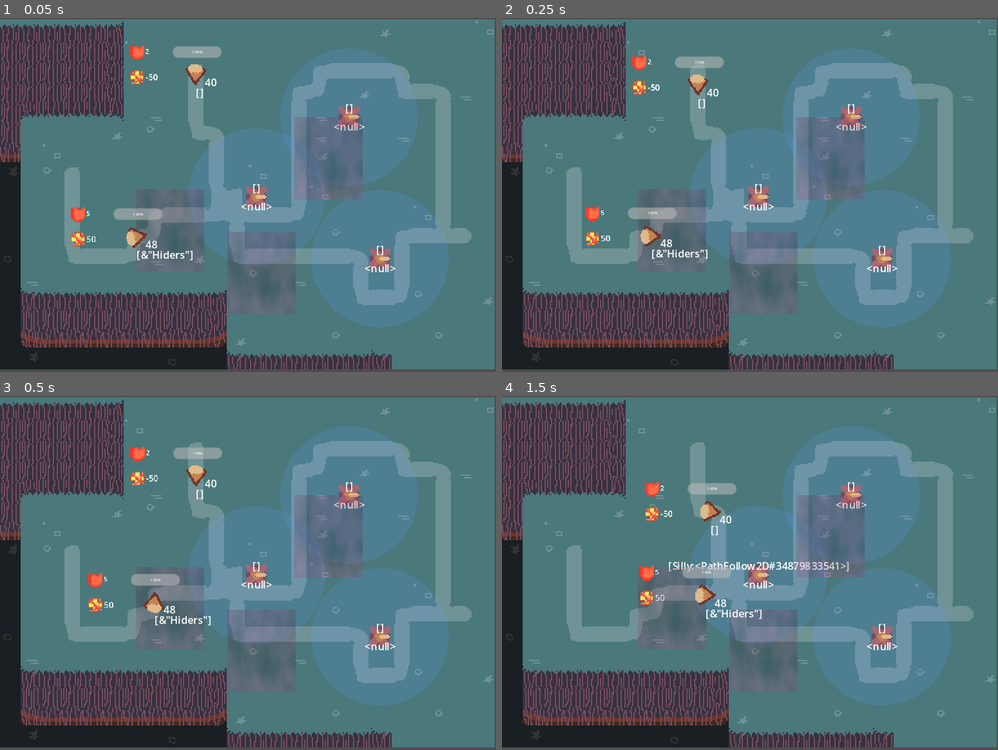
Above: before the commit, frames 1-4 (two rows, left to right).
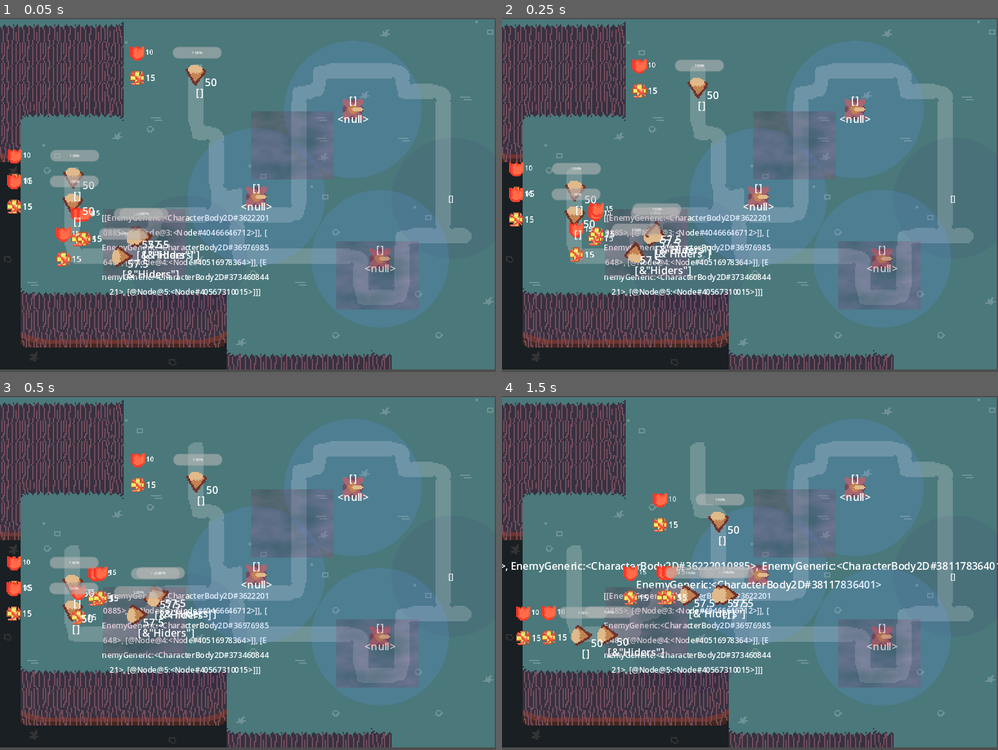
Above: after the commit, the same moments.

Repository: Sp1cyP3pp3r/Sp1cy-s-Tower-Defense
Game: Godot game, scene res://basic_test_level.tscn
Two runs of this game, one before a commit and one after it. Both use one fixed random seed, a clock stepped at 60 frames per second and the inputs below. The engine's default icon, where the game draws it, is replaced by a stand-in: a white triangle on a blue panel in a dark square.
Inputs (mouse positions are in pixels of both pictures, inside the frame that each line leads up to):
- Up to frame 1 (0.05 s): no input
- Up to frame 2 (0.25 s): no input
- Up to frame 3 (0.5 s): no input
- Up to frame 4 (1.5 s): move the mouse to (859, 555) at 0.52 s; click (859, 555) at 0.67 s; move the mouse to (650, 590) at 1.27 s; click (650, 590) at 1.42 s

The runs differ from the first frame. In frame 1, 6.7% of the frame differs, in the area x 1-92%, y 7-84%; in frame 2, 7.4%; in frame 3, 8.1%; in frame 4, 9.7%, in the area x 0-100%, y 22-84%.

Commit message:
Enemies are now CharacterBody2D

Diff:
--- a/Objects/Enemy/enemy_generic.gd
+++ b/Objects/Enemy/enemy_generic.gd
@@ -1,18 +1,19 @@
-extends PathFollow2D
+extends CharacterBody2D
 class_name EnemyGeneric
 
 @export var stats : EnemyStats
-@onready var health_node = $Health
+@export var health_node : Health
+@onready var path_follow = get_owner()
 
 signal enemy_death(enemy) # Need to change??
 signal became_hider
 signal tag_youre_it # No more hider
 
 func _physics_process(delta):
-	progress += stats.speed * delta
+	path_follow.progress += stats.speed * delta
 
-	var label : Label= $Debug/Label
-	var label_hds : Label = $Debug/Label2
+	var label : Label= $"../Debug/Label"
+	var label_hds : Label = $"../Debug/Label2"
 	label.global_position = global_position
 	label_hds.global_position = global_position + Vector2(0,8)
 	label.text = str(stats.speed)
@@ -35,3 +36,9 @@
 			tag_youre_it.emit()
 		else:
 			return
+
+func get_progress() -> float:
+	return owner.progress
+
+func get_progress_ratio() -> float:
+	return owner.progress_ratio
--- a/Objects/Enemy/enemy_generic.tscn
+++ b/Objects/Enemy/enemy_generic.tscn
@@ -6,26 +6,27 @@
 [ext_resource type="PackedScene" uid="uid://c60wqnmed5dvi" path="res://Objects/health.tscn" id="3_bec11"]
 [ext_resource type="LabelSettings" uid="uid://cej7crv8jmoia" path="res://Objects/Enemy/debug_font.tres" id="4_l6a2f"]
 
-[sub_resource type="Resource" id="Resource_yxep3"]
+[sub_resource type="Resource" id="Resource_d1bfn"]
 resource_local_to_scene = true
 script = ExtResource("2_547vt")
-speed = 30.0
+speed = 50.0
 max_hp = 100.0
-damage_resistance = 5.0
-healing_resistance = 0.0
+damage_resistance = 10.0
+healing_resistance = 15.0
 
-[node name="EnemyGeneric" type="PathFollow2D"]
+[node name="EnemyPathFollow" type="PathFollow2D"]
+
+[node name="EnemyGeneric" type="CharacterBody2D" parent="." node_paths=PackedStringArray("health_node")]
+collision_layer = 16
+collision_mask = 32
 script = ExtResource("1_yg12y")
-stats = SubResource("Resource_yxep3")
+stats = SubResource("Resource_d1bfn")
+health_node = NodePath("../Health")
 
-[node name="Sprite2D" type="Sprite2D" parent="."]
+[node name="Sprite2D" type="Sprite2D" parent="EnemyGeneric"]
 texture = ExtResource("2_wi5vq")
 
-[node name="Hitbox" type="Area2D" parent="."]
-collision_layer = 16
-collision_mask = 32
-
-[node name="CollisionShape2D" type="CollisionPolygon2D" parent="Hitbox"]
+[node name="CollisionShape2D" type="CollisionPolygon2D" parent="EnemyGeneric"]
 polygon = PackedVector2Array(-3, -8, 8, 0, -3, 8, -8, 0)
 
 [node name="Debug" type="Node" parent="."]
@@ -50,6 +51,6 @@
 label_settings = ExtResource("4_l6a2f")
 
 [node name="Health" parent="." node_paths=PackedStringArray("parent") instance=ExtResource("3_bec11")]
-parent = NodePath("..")
+parent = NodePath("../EnemyGeneric")
 
-[connection signal="final_blow" from="Health" to="." method="death"]
+[connection signal="final_blow" from="Health" to="EnemyGeneric" method="death"]
--- /dev/null
+++ b/Objects/Obstacles/hide_n_seek.tscn
@@ -0,0 +1,52 @@
+[gd_scene load_steps=7 format=3 uid="uid://ks2swb203pd1"]
+
+[sub_resource type="GDScript" id="GDScript_8g018"]
+script/source = "extends Area2D
+
+func enemy_entered(object):
+	var enemy = object
+	enemy.hide_and_seek(true)
+	print(enemy.get_groups())
+
+
+func enemy_exited(object):
+	var enemy = object
+	enemy.hide_and_seek(false)
+	print(enemy.get_groups())
+"
+
+[sub_resource type="RectangleShape2D" id="RectangleShape2D_exa7r"]
+size = Vector2(66.5, 55.5)
+
+[sub_resource type="BoxMesh" id="BoxMesh_fd51g"]
+size = Vector3(1, 2, 1)
+
+[sub_resource type="Gradient" id="Gradient_13tk3"]
+
+[sub_resource type="FastNoiseLite" id="FastNoiseLite_u8g7b"]
+
+[sub_resource type="NoiseTexture2D" id="NoiseTexture2D_0fj5c"]
+color_ramp = SubResource("Gradient_13tk3")
+noise = SubResource("FastNoiseLite_u8g7b")
+
+[node name="HideNSeek" type="Area2D"]
+rotation = 3.14159
+collision_layer = 0
+collision_mask = 16
+script = SubResource("GDScript_8g018")
+metadata/_edit_group_ = true
+
+[node name="CollisionShape2D" type="CollisionShape2D" parent="."]
+position = Vector2(-12, 5)
+shape = SubResource("RectangleShape2D_exa7r")
+debug_color = Color(0.888919, 0.203183, 0.640172, 0.42)
+
+[node name="MeshInstance2D" type="MeshInstance2D" parent="."]
+modulate = Color(1, 0.411765, 0.690196, 0.12549)
+position = Vector2(-12, 5)
+scale = Vector2(64.4318, 26.5854)
+mesh = SubResource("BoxMesh_fd51g")
+texture = SubResource("NoiseTexture2D_0fj5c")
+
+[connection signal="body_entered" from="." to="." method="enemy_entered"]
+[connection signal="body_exited" from="." to="." method="enemy_exited"]
--- a/Objects/Towers/aura_effect.gd
+++ b/Objects/Towers/aura_effect.gd
@@ -14,15 +14,15 @@
 func _process(delta):
 	$Label.text = str(enemies_in_area)
 
-func add_enemy(area):
-	var enemy = area.get_owner()
+func add_enemy(object):
+	var enemy = object
 	var enemy_array : Array = [enemy, create_effects.add_effects(enemy)]
 	enemy.connect(&"enemy_death", Callable(self, &"remove_enemy"))
 	enemies_in_area.append(enemy_array)
 
 
-func remove_enemy(area):
-	var enemy = area.get_owner() if not area is EnemyGeneric else area
+func remove_enemy(object):
+	var enemy = object
 	var array_to_delete : Array
 	for nested_array in enemies_in_area:
 		if nested_array[0] == enemy:
--- a/Objects/Towers/aura_effect.tscn
+++ b/Objects/Towers/aura_effect.tscn
@@ -45,5 +45,5 @@
 vertical_alignment = 1
 autowrap_mode = 1
 
-[connection signal="area_entered" from="." to="." method="add_enemy"]
-[connection signal="area_exited" from="." to="." method="remove_enemy"]
+[connection signal="body_entered" from="." to="." method="add_enemy"]
+[connection signal="body_exited" from="." to="." method="remove_enemy"]
--- a/Objects/Towers/tower_generic.gd
+++ b/Objects/Towers/tower_generic.gd
@@ -1,4 +1,4 @@
-extends StaticBody2D
+extends CharacterBody2D
 class_name TowerGeneric
 
 enum AIM_MODE {First, Last, Near, Far, Random, Strong, Weak}
@@ -12,6 +12,8 @@
 var enemies_in_viewcone : Array[EnemyGeneric] = []
 var gunpoints_array : Array[Gunpoint] = []
 
+var _debug_current_target = null
+
 signal aim_mode_changed(aim_mode)
 
 func _ready():
@@ -19,24 +21,24 @@
 
 
 func _physics_process(delta):
-	$Label.text = str(enemies_in_viewcone) + "\n" + str(assign_current_target(current_aim_mode, enemies_in_viewcone))
+	$Label.text = str(enemies_in_viewcone) + "\n" + str(_debug_current_target)
 
-func add_enemy(area):
-	var enemy = area.get_owner() if not area is EnemyGeneric else area
+func add_enemy(object):
+	var enemy = object
 	if not enemies_in_viewcone.has(enemy):
 		enemies_in_viewcone.append(enemy)
-		#enemy.connect(&"enemy_death", Callable(self, &"remove_enemy"))
-		#enemy.connect(&"became_hider", Callable(assign_current_target).bind(current_aim_mode, enemies_in_viewcone))
-		#enemy.connect(&"tag_youre_it", Callable(assign_current_target).bind(current_aim_mode, enemies_in_viewcone))
+		enemy.connect(&"enemy_death", Callable(self, &"remove_enemy"))
+		enemy.connect(&"became_hider", Callable(assign_current_target).bind(current_aim_mode, enemies_in_viewcone))
+		enemy.connect(&"tag_youre_it", Callable(assign_current_target).bind(current_aim_mode, enemies_in_viewcone))
 	assign_current_target(current_aim_mode, enemies_in_viewcone)
 
-func remove_enemy(area):
-	var enemy = area.get_owner() if not area is EnemyGeneric else area
+func remove_enemy(object):
+	var enemy = object
 	if enemies_in_viewcone.has(enemy):
 		enemies_in_viewcone.erase(enemy)
-		#enemy.disconnect(&"enemy_death", Callable(self, &"remove_enemy"))
-		#enemy.disconnect(&"became_hider", Callable(self, &"assign_current_target"))
-		#enemy.disconnect(&"tag_youre_it", Callable(self, &"assign_current_target"))
+		enemy.disconnect(&"enemy_death", Callable(self, &"remove_enemy"))
+		enemy.disconnect(&"became_hider", Callable(self, &"assign_current_target"))
+		enemy.disconnect(&"tag_youre_it", Callable(self, &"assign_current_target"))
 	assign_current_target(current_aim_mode, enemies_in_viewcone)
 
 func assign_current_target(aim : AIM_MODE, enemies : Array[EnemyGeneric]) -> EnemyGeneric:
@@ -47,12 +49,12 @@
 		AIM_MODE.First:
 			for enemy in enemies:
 				if can_see_enemy(enemy):
-					if enemy.progress_ratio > _pref_enemy.progress_ratio:
+					if enemy.get_progress_ratio() > _pref_enemy.get_progress_ratio():
 						_pref_enemy = enemy
 		AIM_MODE.Last:
 			for enemy in enemies:
 				if can_see_enemy(enemy):
-					if enemy.progress_ratio < _pref_enemy.progress_ratio:
+					if enemy.get_progress_ratio() < _pref_enemy.get_progress_ratio():
 						_pref_enemy = enemy
 		AIM_MODE.Near:
 			#for enemy in enemies:
@@ -80,8 +82,10 @@
 			#for enemy in enemies:
 				pass
 	if can_see_enemy(_pref_enemy):
+		_debug_current_target = _pref_enemy
 		return _pref_enemy
 	else:
+		_debug_current_target = null
 		return
 
 func can_see_enemy(enemy) -> bool:
--- a/Objects/Towers/tower_generic.tscn
+++ b/Objects/Towers/tower_generic.tscn
@@ -26,7 +26,7 @@
 [sub_resource type="CircleShape2D" id="CircleShape2D_4yolc"]
 radius = 8.0
 
-[node name="TowerGeneric" type="StaticBody2D" node_paths=PackedStringArray("tower_gun", "no_wall_raycast", "reload_timer")]
+[node name="TowerGeneric" type="CharacterBody2D" node_paths=PackedStringArray("tower_gun", "no_wall_raycast", "reload_timer")]
 collision_layer = 66
 collision_mask = 0
 script = ExtResource("1_l0ukt")
@@ -99,6 +99,6 @@
 one_shot = true
 
 [connection signal="aim_mode_changed" from="." to="." method="assign_current_target"]
-[connection signal="area_entered" from="Viewcone" to="." method="add_enemy"]
-[connection signal="area_exited" from="Viewcone" to="." method="remove_enemy"]
+[connection signal="body_entered" from="Viewcone" to="." method="add_enemy"]
+[connection signal="body_exited" from="Viewcone" to="." method="remove_enemy"]
 [connection signal="timeout" from="ReloadTimer" to="." method="assign_current_target"]
--- a/basic_test_level.tscn
+++ b/basic_test_level.tscn
@@ -1,12 +1,37 @@
-[gd_scene load_steps=19 format=3 uid="uid://b2otbgke3f4nn"]
+[gd_scene load_steps=18 format=3 uid="uid://b2otbgke3f4nn"]
 
 [ext_resource type="TileSet" uid="uid://b5u26jpydkuht" path="res://tilemap.tres" id="1_g5ewk"]
 [ext_resource type="PackedScene" uid="uid://c570uof0qv71g" path="res://Objects/Enemy/enemy_path.tscn" id="2_5blyb"]
 [ext_resource type="PackedScene" uid="uid://c7hoi1it03kbq" path="res://Objects/Enemy/Director/enemy_path_director.tscn" id="2_ollqu"]
+[ext_resource type="PackedScene" uid="uid://cpoyuqyr285bk" path="res://Objects/Towers/aura_effect.tscn" id="2_qg5tm"]
+[ext_resource type="Script" path="res://Objects/Effects/effected_properties.gd" id="3_r57sm"]
 [ext_resource type="PackedScene" uid="uid://cq33f484bqp6j" path="res://Objects/Enemy/enemy_generic.tscn" id="3_ww0lk"]
-[ext_resource type="Script" path="res://Objects/Enemy/enemy_stats.gd" id="5_ui855"]
+[ext_resource type="Script" path="res://Objects/Effects/create_effects.gd" id="4_pxg73"]
+[ext_resource type="PackedScene" uid="uid://ks2swb203pd1" path="res://Objects/Obstacles/hide_n_seek.tscn" id="7_cwuou"]
 [ext_resource type="Script" path="res://Objects/Towers/tower_stats.gd" id="7_gpnrc"]
 [ext_resource type="PackedScene" uid="uid://du8odclrngeev" path="res://Objects/Towers/tower_generic.tscn" id="10_j365g"]
+
+[sub_resource type="Resource" id="Resource_r6s8a"]
+script = ExtResource("3_r57sm")
+property_enum = 1
+property_modificator = 15.0
+modificator_mode = 1
+
+[sub_resource type="Resource" id="Resource_xir73"]
+script = ExtResource("3_r57sm")
+property_enum = 4
+property_modificator = 50.0
+modificator_mode = 1
+
+[sub_resource type="Resource" id="Resource_40pu0"]
+script = ExtResource("4_pxg73")
+predesignated_effects = Array[PackedScene]([])
+custom_effects = Array[ExtResource("3_r57sm")]([SubResource("Resource_r6s8a"), SubResource("Resource_xir73")])
+create_timer = false
+timer_wait_time = 0.0
+
+[sub_resource type="CircleShape2D" id="CircleShape2D_lr8y7"]
+radius = 48.0937
 
 [sub_resource type="Curve2D" id="Curve2D_p8qlt"]
 resource_local_to_scene = true
@@ -15,26 +40,12 @@
 }
 point_count = 15
 
-[sub_resource type="Resource" id="Resource_yr5p4"]
-script = ExtResource("5_ui855")
-speed = 48.0
-max_hp = 100.0
-damage_resistance = 5.0
-healing_resistance = 50.0
-
 [sub_resource type="Curve2D" id="Curve2D_totrf"]
 resource_local_to_scene = true
 _data = {
 "points": PackedVector2Array(0, 0, 0, 0, 133, 77, 0, 0, 0, 0, 134, 124, 0, 0, 0, 0, 149, 125, 0, 0, 0, 0, 151, 176, 0, 0, 0, 0, 164, 175, 0, 0, 0, 0, 166, 219, 0, 0, 0, 0, 261, 220, 0, 0, 0, 0, 261, 253, 0, 0, 0, 0, 292, 252, 0, 0, 0, 0, 293, 205, 0, 0, 0, 0, 340, 204)
 }
 point_count = 11
-
-[sub_resource type="Resource" id="Resource_4i27q"]
-script = ExtResource("5_ui855")
-speed = 40.0
-max_hp = 100.0
-damage_resistance = 2.0
-healing_resistance = -50.0
 
 [sub_resource type="Resource" id="Resource_2mc3p"]
 script = ExtResource("7_gpnrc")
@@ -44,35 +55,6 @@
 damage = 25.0
 seeker = true
 
-[sub_resource type="GDScript" id="GDScript_8g018"]
-script/source = "extends Area2D
-
-func _on_area_entered(area):
-	var enemy = area.get_owner() as EnemyGeneric
-	enemy.hide_and_seek(true)
-	print(enemy.get_groups())
-
-
-func _on_area_exited(area):
-	var enemy = area.get_owner() as EnemyGeneric
-	enemy.hide_and_seek(false)
-	print(enemy.get_groups())
-"
-
-[sub_resource type="RectangleShape2D" id="RectangleShape2D_exa7r"]
-size = Vector2(66.5, 55.5)
-
-[sub_resource type="BoxMesh" id="BoxMesh_fd51g"]
-size = Vector3(1, 2, 1)
-
-[sub_resource type="Gradient" id="Gradient_13tk3"]
-
-[sub_resource type="FastNoiseLite" id="FastNoiseLite_u8g7b"]
-
-[sub_resource type="NoiseTexture2D" id="NoiseTexture2D_0fj5c"]
-color_ramp = SubResource("Gradient_13tk3")
-noise = SubResource("FastNoiseLite_u8g7b")
-
 [node name="BasicTestLevel" type="Node2D"]
 
 [node name="TileMap" type="TileMap" parent="."]
@@ -81,6 +63,20 @@
 tile_set = ExtResource("1_g5ewk")
 format = 2
 layer_0/tile_data = PackedInt32Array(917525, 196608, 4, 851989, 196608, 4, 786453, 196608, 4, 720917, 196608, 4, 655381 …(7472 unchanged characters)…
+
+[node name="AuraEffect" parent="." instance=ExtResource("2_qg5tm")]
+position = Vector2(144, 185)
+create_effects = SubResource("Resource_40pu0")
+
+[node name="CollisionShape2D" type="CollisionShape2D" parent="AuraEffect"]
+shape = SubResource("CircleShape2D_lr8y7")
+
+[node name="AuraEffect2" parent="." instance=ExtResource("2_qg5tm")]
+position = Vector2(350, 140)
+create_effects = SubResource("Resource_40pu0")
+
+[node name="CollisionShape2D" type="CollisionShape2D" parent="AuraEffect2"]
+shape = SubResource("CircleShape2D_lr8y7")
 
 [node name="EnemyPathDirector" parent="." instance=ExtResource("2_ollqu")]
 
@@ -92,7 +88,25 @@
 position = Vector2(84.8652, 205.214)
 rotation = -1.50423
 progress = 125.724
-stats = SubResource("Resource_yr5p4")
+
+[node name="Silly2" parent="EnemyPathDirector/SillyPath" instance=ExtResource("3_ww0lk")]
+position = Vector2(38, 157)
+rotation = 1.58642
+
+[node name="Silly3" parent="EnemyPathDirector/SillyPath" instance=ExtResource("3_ww0lk")]
+position = Vector2(88.9113, 204.739)
+rotation = -0.0665682
+progress = 130.0
+
+[node name="Silly4" parent="EnemyPathDirector/SillyPath" instance=ExtResource("3_ww0lk")]
+position = Vector2(72.9898, 220.234)
+rotation = -0.0212734
+progress = 100.0
+
+[node name="Silly5" parent="EnemyPathDirector/SillyPath" instance=ExtResource("3_ww0lk")]
+position = Vector2(37.6876, 176.994)
+rotation = 1.58642
+progress = 20.0
 
 [node name="BillyPath" parent="EnemyPathDirector" instance=ExtResource("2_5blyb")]
 position = Vector2(19, -35)
@@ -101,14 +115,13 @@
 [node name="Billy" parent="EnemyPathDirector/BillyPath" instance=ExtResource("3_ww0lk")]
 position = Vector2(133, 77)
 rotation = 1.54952
-stats = SubResource("Resource_4i27q")
 
 [node name="TowerGeneric" parent="." instance=ExtResource("10_j365g")]
 position = Vector2(199, 139)
 current_aim_mode = 1
 
 [node name="TowerGeneric3" parent="." node_paths=PackedStringArray("tower_gun", "no_wall_raycast", "reload_timer") instance=ExtResource("10_j365g")]
-position = Vector2(271, 77)
+position = Vector2(274, 71)
 stats = SubResource("Resource_2mc3p")
 tower_gun = NodePath("../TowerGeneric/TowerBase/TowerGun")
 no_wall_raycast = NodePath("../TowerGeneric/TowerBase/TowerGun/NoWallCast")
@@ -120,69 +133,11 @@
 no_wall_raycast = NodePath("../TowerGeneric/TowerBase/TowerGun/NoWallCast")
 reload_timer = NodePath("../TowerGeneric/ReloadTimer")
 
-[node name="HideNSeek" type="Area2D" parent="."]
-position = Vector2(198, 186)
-rotation = 4.71238
-collision_layer = 0
-collision_mask = 16
-script = SubResource("GDScript_8g018")
-metadata/_edit_group_ = true
+[node name="HideNSeek" parent="." instance=ExtResource("7_cwuou")]
+position = Vector2(100, 180)
 
-[node name="CollisionShape2D" type="CollisionShape2D" parent="HideNSeek"]
-position = Vector2(-12, 5)
-shape = SubResource("RectangleShape2D_exa7r")
-debug_color = Color(0.888919, 0.203183, 0.640172, 0.42)
+[node name="HideNSeek2" parent="." instance=ExtResource("7_cwuou")]
+position = Vector2(281, 205)
 
-[node name="MeshInstance2D" type="MeshInstance2D" parent="HideNSeek"]
-modulate = Color(1, 0.411765, 0.690196, 0.12549)
-position = Vector2(-12, 5)
-scale = Vector2(64.4318, 26.5854)
-mesh = SubResource("BoxMesh_fd51g")
-texture = SubResource("NoiseTexture2D_0fj5c")
-
-[node name="HideNSeek2" type="Area2D" parent="."]
-position = Vector2(250, 97)
-rotation = 4.71238
-collision_layer = 0
-collision_mask = 16
-script = SubResource("GDScript_8g018")
-metadata/_edit_group_ = true
-
-[node name="CollisionShape2D" type="CollisionShape2D" parent="HideNSeek2"]
-position = Vector2(-12, 5)
-shape = SubResource("RectangleShape2D_exa7r")
-debug_color = Color(0.888919, 0.203183, 0.640172, 0.42)
-
-[node name="MeshInstance2D" type="MeshInstance2D" parent="HideNSeek2"]
-modulate = Color(1, 0.411765, 0.690196, 0.12549)
-position = Vector2(-12, 5)
-scale = Vector2(64.4318, 26.5854)
-mesh = SubResource("BoxMesh_fd51g")
-texture = SubResource("NoiseTexture2D_0fj5c")
-
-[node name="HideNSeek3" type="Area2D" parent="."]
-position = Vector2(127, 153)
-rotation = 4.71238
-collision_layer = 0
-collision_mask = 16
-script = SubResource("GDScript_8g018")
-metadata/_edit_group_ = true
-
-[node name="CollisionShape2D" type="CollisionShape2D" parent="HideNSeek3"]
-position = Vector2(-12, 5)
-shape = SubResource("RectangleShape2D_exa7r")
-debug_color = Color(0.888919, 0.203183, 0.640172, 0.42)
-
-[node name="MeshInstance2D" type="MeshInstance2D" parent="HideNSeek3"]
-modulate = Color(1, 0.411765, 0.690196, 0.12549)
-position = Vector2(-12, 5)
-scale = Vector2(64.4318, 26.5854)
-mesh = SubResource("BoxMesh_fd51g")
-texture = SubResource("NoiseTexture2D_0fj5c")
-
-[connection signal="area_entered" from="HideNSeek" to="HideNSeek" method="_on_area_entered"]
-[connection signal="area_exited" from="HideNSeek" to="HideNSeek" method="_on_area_exited"]
-[connection signal="area_entered" from="HideNSeek2" to="HideNSeek2" method="_on_area_entered"]
-[connection signal="area_exited" from="HideNSeek2" to="HideNSeek2" method="_on_area_exited"]
-[connection signal="area_entered" from="HideNSeek3" to="HideNSeek3" method="_on_area_entered"]
-[connection signal="area_exited" from="HideNSeek3" to="HideNSeek3" method="_on_area_exited"]
+[node name="HideNSeek3" parent="." instance=ExtResource("7_cwuou")]
+position = Vector2(215, 104)
